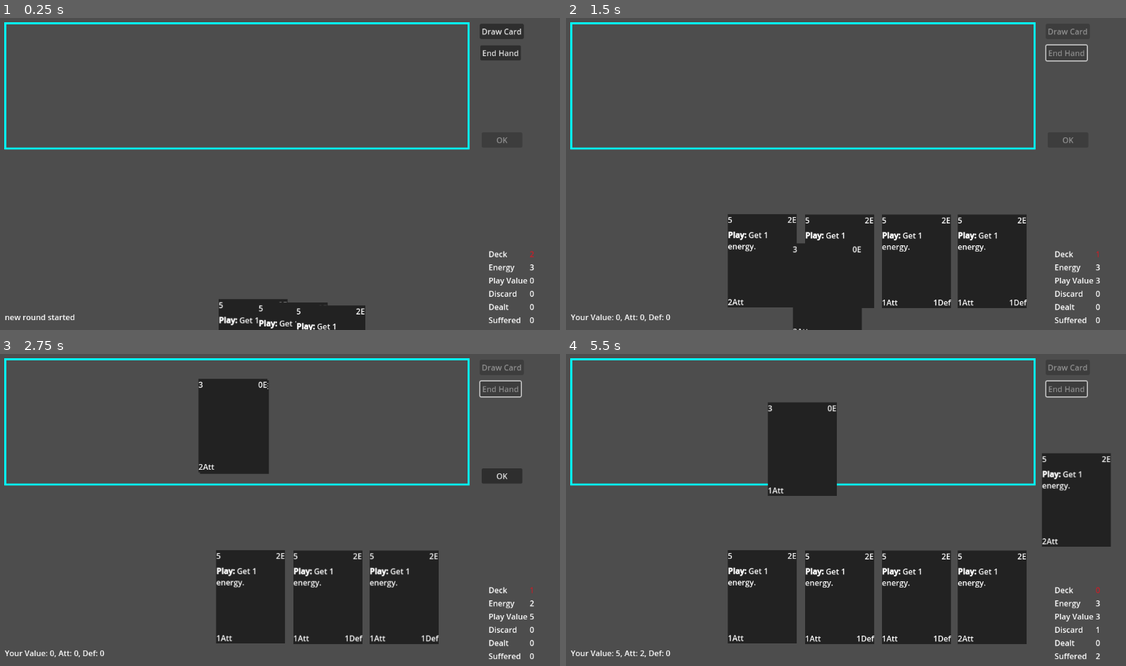
Above: before the commit, frames 1-4 (two rows, left to right).
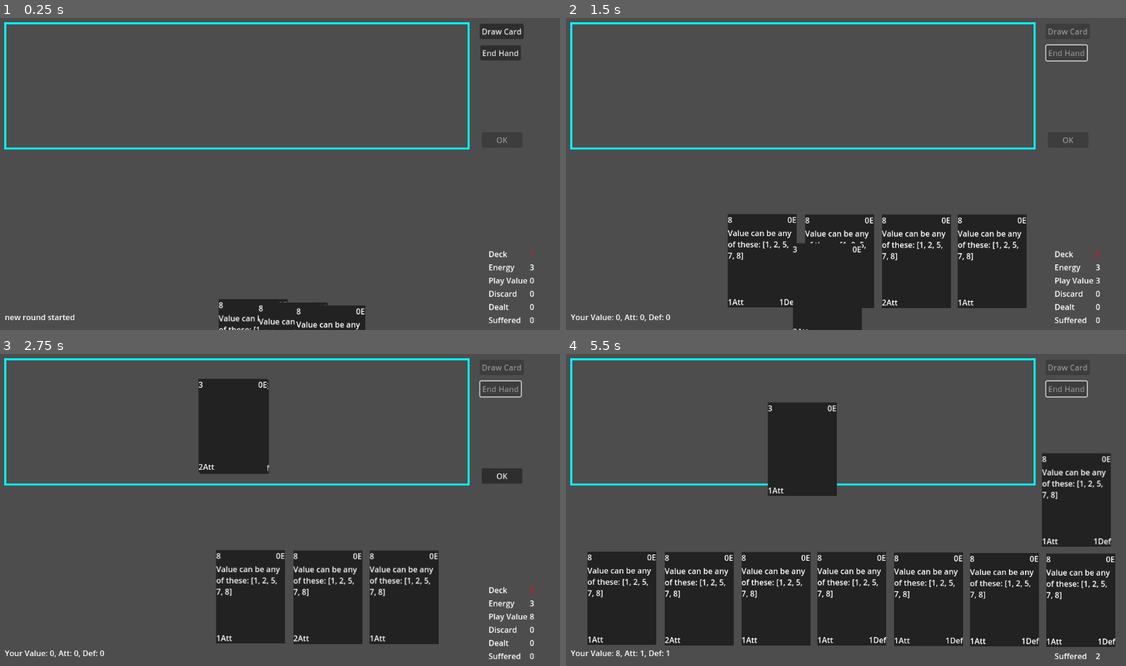
Above: after the commit, the same moments.

Repository: TicklesTheBrain/CardBuilder
Game: Godot game, scene res://game.tscn
The game is run twice, just before and just after one commit, with the same random seed, the same clock (stepped at 60 frames per second) and the same inputs.
Inputs (mouse positions are in pixels of both pictures, inside the frame that each line leads up to):
- Up to frame 1 (0.25 s): no input
- Up to frame 2 (1.5 s): click "Draw Card" at 0.5 s; click "End Hand" at 1.25 s
- Up to frame 3 (2.75 s): drag from (196, 597) to (235, 422) at 2.02 s
- Up to frame 4 (5.5 s): click "OK" at 2.75 s; click "OK" at 3.5 s; click "Draw Card" at 4.25 s; click "End Hand" at 5 s

The runs differ from the first frame. In frame 1, 0.5% of the frame differs, in the area x 39-96%, y 74-100%; in frame 2, 1.3%; in frame 3, 1.2%; in frame 4, 16%, in the area x 3-99%, y 32-97%.

Commit message:
Added choose best value logic

Diff:
--- a/cardAbstractions/cardContainer.gd
+++ b/cardAbstractions/cardContainer.gd
@@ -40,6 +40,11 @@
 
 func getTop() -> CardData:
 	return cards.front()
+
+func getLast(toLast: int = 1) -> CardData:
+	var ind = cards.size() - toLast
+	assert(ind > 0 and ind < cards.size())
+	return cards[ind]
 
 func getAll() -> Array[CardData]:
 	return cards.duplicate()
--- a/cardAbstractions/cardData.gd
+++ b/cardAbstractions/cardData.gd
@@ -8,6 +8,7 @@
 @export var stats: StatData
 
 @export var onPlayEffects: Array[PlayEffect] = []
+@export var playConditionals: Array[Conditional] = []
 
 var container: CardContainer
 var context: GameStateContext
@@ -42,8 +43,21 @@
 		result += effect.getText()
 	return result
 
-
 func getOtherText():
 	var result = ''
-	result += cost.getText() + value.getText() + stats.getText()
+	result += cost.getText() + value.getText() + stats.getText() + getPlayConditionalText()
 	return result
+
+func checkPlayConditionals() -> bool:
+	updateContext()
+	context.actingCard = self
+	for con in playConditionals:
+		if not con.check(context):
+			return false
+	return true
+
+func getPlayConditionalText():
+	var result = ''
+	for con in playConditionals:
+		result += con.getText()
+	return result
--- a/cardAbstractions/cardParam.gd
+++ b/cardAbstractions/cardParam.gd
@@ -25,3 +25,20 @@
     for mod in modifiers:
         result += mod.getText()
     return result
+
+func addModifier(newMod: ParamModifier):
+    modifiers.append(newMod)
+
+func checkIsNonStatic():
+    for mod in modifiers:
+        if mod.active and mod.nonStatic:
+            return true
+    return false
+
+func getNonStaticOptions():
+    if checkIsNonStatic():
+        for mod in modifiers:
+            if mod.active and mod.nonStatic:
+                return mod.options
+    else:
+        return []
--- /dev/null
+++ b/cardAbstractions/conditionals/conditionalAmount.gd
@@ -0,0 +1,21 @@
+extends Conditional
+class_name ConditionalAmount
+
+@export var amountToMatchOrExceed: int
+@export var disabledOnMatchOrExceed: bool = false
+
+func getText():
+    var text = "If no of cards played {verb} equal or more than {number}, "
+    var verb = 'are'
+    if disabledOnMatchOrExceed:
+        verb = "aren't"
+    return text.format({"verb": verb, "number": amountToMatchOrExceed})
+
+func check(ctxt: GameStateContext):
+    print('check amount triggered')
+    var currAmount = ctxt.playArea.getAll().size()
+    if not disabledOnMatchOrExceed and currAmount >= amountToMatchOrExceed:
+        return true
+    if disabledOnMatchOrExceed and currAmount < amountToMatchOrExceed:
+        return true
+    return false
--- a/cardEffects/peContainerModifier.gd
+++ b/cardEffects/peContainerModifier.gd
@@ -13,15 +13,4 @@
 		for rule in timingRules:
 			var newTC = rule.createNewTC(ctxt)
 			newMod.addTC(newTC)
-		addModifier(purpose, newMod, ctxt)
-
-func addModifier(purpose: Game.ContainerPurposes, newMod: Modifier, ctxt: GameStateContext):
-	match purpose:
-		Game.ContainerPurposes.HAND:
-			ctxt.hand.addModifier(newMod)
-		Game.ContainerPurposes.DISCARD:
-			ctxt.discard.addModifier(newMod)
-		Game.ContainerPurposes.PLAY_AREA:
-			ctxt.playArea.addModifier(newMod)
-		Game.ContainerPurposes.DECK:
-			ctxt.drawDeck.addModifier(newMod)
+		ctxt.getContainerFromPurpose(purpose).addModifier(newMod)
--- /dev/null
+++ b/cardEffects/peSelfModifier.gd
@@ -0,0 +1,18 @@
+extends PlayEffect
+class_name SelfModifier
+
+@export var modifier: ParamModifier
+@export var timingRules: Array[TC_Rule] = []
+
+func triggerSpecific(ctxt: GameStateContext):
+	print('card self apply modifier triggered ')
+	var newMod = modifier.duplicate()
+	for rule in timingRules:
+		var newTC = rule.createNewTC(ctxt)
+		newMod.addTC(newTC)
+
+	match modifier.type:
+		CardParam.ParamType.COST:
+			ctxt.actingCard.cost.addModifier(newMod)
+		CardParam.ParamType.VALUE:
+			ctxt.actingCard.value.addModifier(newMod)
--- /dev/null
+++ b/cardEffects/peSetValueToPrevious.gd
@@ -0,0 +1,12 @@
+extends SelfModifier
+class_name SetValueToPrevious
+
+func triggerSpecific(ctxt: GameStateContext):
+    if ctxt.hand.getAll().size() < 2:
+        #THIS MEANS THIS WAS THE FIRST CARD PLAYED
+        return
+
+    var valueToCopy = ctxt.hand.getLast(2).getValue()
+    modifier.flatChange = valueToCopy
+    super(ctxt)
+    print("value copy Done")
--- a/cardEffects/playEffect.gd
+++ b/cardEffects/playEffect.gd
@@ -6,6 +6,8 @@
 @export var effectName: String
 @export var staticText: String
 @export var conditionals: Array[Conditional]
+@export var followUpEffects: Array[PlayEffect] = []
+@export var includeFollowUpText: bool = false
 
 func trigger(ctxt: GameStateContext):
 	#print('trigger launched', conditionals)
@@ -15,20 +17,28 @@
 			#print("conditional failed")
 			return
 	await triggerSpecific(ctxt)
+	for eff in followUpEffects:
+		await eff.trigger(ctxt)
 
 func triggerSpecific(_effectContext: GameStateContext):
 	print('this was a default play effect trigger function that was not overriden. is this expected?')
 	#pass
 
 func getText() -> String:
+	var result = ''
+
 	if staticText:
-		return staticText
+		result += staticText
 	else:
-		var result = ''
 		for con in conditionals:
 			result += con.getText()
 		result += getTextSpecific()
-		return result
+
+	if includeFollowUpText:
+		for eff in followUpEffects:
+			result += eff.getText()
+
+	return result
 
 func getTextSpecific() -> String:
 	return "this was a not overriden generic getText, something wrong?"
--- a/game.gd
+++ b/game.gd
@@ -64,15 +64,17 @@
 
 	roundLoop()
 
-func provideContext(requestingObject):
-
+func makeContext() -> GameStateContext:
 	var ctxt = GameStateContext.new() as GameStateContext
 	ctxt.drawDeck = activeActor.drawDeck
 	ctxt.discard = activeActor.discard
 	ctxt.hand = activeActor.hand
 	ctxt.playArea = activeActor.playArea
 	ctxt.energyResource = energy
-	requestingObject.receiveContext(ctxt)
+	return ctxt
+
+func provideContext(requestingObject):
+	requestingObject.receiveContext(makeContext())
 
 func drawFromDeckToHand():
 
@@ -94,6 +96,9 @@
 		return
 
 	if card.getCost() > energy.amount:
+		return
+
+	if not card.checkPlayConditionals():
 		return
 
 	energy.amount -= card.getCost()
--- a/game.tscn
+++ b/game.tscn
@@ -20,6 +20,7 @@
 [ext_resource type="Script" path="res://cardEffects/peDiscard.gd" id="13_8uvlo"]
 [ext_resource type="Script" path="res://cardAbstractions/tcRules.gd" id="13_b755p"]
 [ext_resource type="Script" path="res://cardEffects/peResourceModify.gd" id="14_jpla0"]
+[ext_resource type="Script" path="res://modifiers/paramModifierChooseBest.gd" id="15_3oxiy"]
 
 [sub_resource type="Resource" id="Resource_stxwd"]
 script = ExtResource("4_kj13h")
@@ -54,6 +55,7 @@
 type = "T"
 cost = SubResource("Resource_stxwd")
 onPlayEffects = Array[Resource("res://cardEffects/playEffect.gd")]([])
+playConditionals = Array[Resource("res://cardAbstractions/conditionals/conditionals.gd")]([])
 
 [sub_resource type="Resource" id="Resource_wcs5r"]
 script = ExtResource("4_kj13h")
@@ -85,6 +87,8 @@
 effectName = ""
 staticText = "Next card costs 1 less."
 conditionals = Array[Resource("res://cardAbstractions/conditionals/conditionals.gd")]([])
+followUpEffects = Array[Resource("res://cardEffects/playEffect.gd")]([])
+includeFollowUpText = false
 
 [sub_resource type="Resource" id="Resource_3rfs7"]
 script = ExtResource("4_kj13h")
@@ -103,6 +107,7 @@
 type = "T"
 cost = SubResource("Resource_wcs5r")
 onPlayEffects = Array[Resource("res://cardEffects/playEffect.gd")]([SubResource("Resource_s1lw0")])
+playConditionals = Array[Resource("res://cardAbstractions/conditionals/conditionals.gd")]([])
 
 [sub_resource type="Resource" id="Resource_flsx3"]
 script = ExtResource("4_kj13h")
@@ -117,6 +122,8 @@
 effectName = ""
 staticText = ""
 conditionals = Array[Resource("res://cardAbstractions/conditionals/conditionals.gd")]([])
+followUpEffects = Array[Resource("res://cardEffects/playEffect.gd")]([])
+includeFollowUpText = false
 
 [sub_resource type="Resource" id="Resource_crwdx"]
 script = ExtResource("4_kj13h")
@@ -135,6 +142,7 @@
 type = "T"
 cost = SubResource("Resource_flsx3")
 onPlayEffects = Array[Resource("res://cardEffects/playEffect.gd")]([SubResource("Resource_bu1ka")])
+playConditionals = Array[Resource("res://cardAbstractions/conditionals/conditionals.gd")]([])
 
 [sub_resource type="Resource" id="Resource_uysms"]
 script = ExtResource("4_kj13h")
@@ -155,6 +163,8 @@
 effectName = ""
 staticText = ""
 conditionals = Array[Resource("res://cardAbstractions/conditionals/conditionals.gd")]([SubResource("Resource_4uuiq")])
+followUpEffects = Array[Resource("res://cardEffects/playEffect.gd")]([])
+includeFollowUpText = false
 
 [sub_resource type="Resource" id="Resource_ihadl"]
 script = ExtResource("4_kj13h")
@@ -173,6 +183,7 @@
 type = ""
 cost = SubResource("Resource_uysms")
 onPlayEffects = Array[Resource("res://cardEffects/playEffect.gd")]([SubResource("Resource_ha2ot")])
+playConditionals = Array[Resource("res://cardAbstractions/conditionals/conditionals.gd")]([])
 
 [sub_resource type="Resource" id="Resource_u0iq6"]
 script = ExtResource("4_kj13h")
@@ -188,6 +199,8 @@
 effectName = ""
 staticText = ""
 conditionals = Array[Resource("res://cardAbstractions/conditionals/conditionals.gd")]([])
+followUpEffects = Array[Resource("res://cardEffects/playEffect.gd")]([])
+includeFollowUpText = false
 
 [sub_resource type="Resource" id="Resource_0pcgq"]
 script = ExtResource("11_ukhr8")
@@ -195,6 +208,8 @@
 effectName = ""
 staticText = ""
 conditionals = Array[Resource("res://cardAbstractions/conditionals/conditionals.gd")]([])
+followUpEffects = Array[Resource("res://cardEffects/playEffect.gd")]([])
+includeFollowUpText = false
 
 [sub_resource type="Resource" id="Resource_7qb40"]
 script = ExtResource("4_kj13h")
@@ -213,6 +228,7 @@
 type = ""
 cost = SubResource("Resource_u0iq6")
 onPlayEffects = Array[Resource("res://cardEffects/playEffect.gd")]([SubResource("Resource_pnci2"), SubResource("Resource_0pcgq")])
+playConditionals = Array[Resource("res://cardAbstractions/conditionals/conditionals.gd")]([])
 
 [sub_resource type="Resource" id="Resource_ujoxj"]
 script = ExtResource("4_kj13h")
@@ -227,6 +243,8 @@
 effectName = ""
 staticText = ""
 conditionals = Array[Resource("res://cardAbstractions/conditionals/conditionals.gd")]([])
+followUpEffects = Array[Resource("res://cardEffects/playEffect.gd")]([])
+includeFollowUpText = false
 
 [sub_resource type="Resource" id="Resource_7lixo"]
 script = ExtResource("4_kj13h")
@@ -236,14 +254,54 @@
 staticText = ""
 
 [sub_resource type="Resource" id="Resource_vwdiw"]
+resource_name = "Add energy"
 script = ExtResource("5_fj00f")
 amount = 5
-debug = true
+debug = false
 cardTitle = ""
 value = SubResource("Resource_7lixo")
 type = ""
 cost = SubResource("Resource_ujoxj")
 onPlayEffects = Array[Resource("res://cardEffects/playEffect.gd")]([SubResource("Resource_1yklq")])
+playConditionals = Array[Resource("res://cardAbstractions/conditionals/conditionals.gd")]([])
+
+[sub_resource type="Resource" id="Resource_8i7ff"]
+script = ExtResource("4_kj13h")
+baseValue = 0
+type = 0
+modifiers = Array[Resource("res://modifiers/paramModifier.gd")]([])
+staticText = ""
+
+[sub_resource type="Resource" id="Resource_3t7i1"]
+script = ExtResource("15_3oxiy")
+fixedOptions = Array[int]([1, 2, 5, 7, 8])
+optionRangeStart = 0
+optionRangeEnd = 0
+nonStatic = true
+type = 1
+capAtZero = false
+inEffect = true
+staticText = ""
+timingChecks = Array[Resource("res://cardAbstractions/timingCheck.gd")]([])
+
+[sub_resource type="Resource" id="Resource_md32b"]
+script = ExtResource("4_kj13h")
+baseValue = 0
+type = 1
+modifiers = Array[Resource("res://modifiers/paramModifier.gd")]([SubResource("Resource_3t7i1")])
+staticText = ""
+
+[sub_resource type="Resource" id="Resource_iben3"]
+resource_name = "non-static test"
+script = ExtResource("5_fj00f")
+amount = 10
+debug = true
+cardTitle = ""
+value = SubResource("Resource_md32b")
+type = ""
+cost = SubResource("Resource_8i7ff")
+onPlayEffects = Array[Resource("res://cardEffects/playEffect.gd")]([])
+playConditionals = Array[Resource("res://cardAbstractions/conditionals/conditionals.gd")]([])
 
 [sub_resource type="Resource" id="Resource_lab7m"]
 script = ExtResource("4_kj13h")
@@ -268,6 +326,7 @@
 type = ""
 cost = SubResource("Resource_lab7m")
 onPlayEffects = Array[Resource("res://cardEffects/playEffect.gd")]([])
+playConditionals = Array[Resource("res://cardAbstractions/conditionals/conditionals.gd")]([])
 
 [sub_resource type="RectangleShape2D" id="RectangleShape2D_625ey"]
 size = Vector2(947, 256.5)
@@ -313,7 +372,7 @@
 
 [node name="DeckManager" type="Node" parent="Logic/Player" node_paths=PackedStringArray("feedContainer", "disposeContainer")]
 script = ExtResource("3_8edax")
-emptyCardArray = Array[ExtResource("5_fj00f")]([SubResource("Resource_m4wcd"), SubResource("Resource_chvy2"), SubResource("Resource_xeq1j"), SubResource("Resource_o77ee"), SubResource("Resource_p1bhp"), SubResource("Resource_vwdiw")])
+emptyCardArray = Array[ExtResource("5_fj00f")]([SubResource("Resource_m4wcd"), SubResource("Resource_chvy2"), SubResource("Resource_xeq1j"), SubResource("Resource_o77ee"), SubResource("Resource_p1bhp"), SubResource("Resource_vwdiw"), SubResource("Resource_iben3")])
 feedContainer = NodePath("../DiscardManager")
 disposeContainer = NodePath("../DiscardManager")
 
--- /dev/null
+++ b/modifiers/paramModifierChooseBest.gd
@@ -0,0 +1,86 @@
+extends ParamModifier
+class_name ChooseBest
+
+@export var fixedOptions: Array[int]
+@export var optionRangeStart: int
+@export var optionRangeEnd: int
+@export var nonStatic: bool = true
+
+var options:
+	get:
+		if fixedOptions:
+			return fixedOptions
+		else:
+			var newOptions = []
+			for i in range(optionRangeStart, optionRangeEnd+1):
+				newOptions.append(i)
+			return newOptions
+
+
+func getText():
+	var text = ""
+	if fixedOptions:
+		text = "Value can be any of these: {array}".format({"array": fixedOptions})
+	else:
+		text = "Value is anything between {no1} and {no2}".format({"no1": optionRangeStart, "no2": optionRangeEnd})
+	return text
+
+func calculateSpecific(ctxt: GameStateContext, _currValue: int, card: CardData):
+
+	#ESTABLISH SOME BASE VARIABLES
+	var playArea = ctxt.playArea
+	var bustValue = playArea.bustCounter.bustValue
+	var allCards = playArea.getAll()
+	var staticCards = allCards.filter(func(c): return not c.value.checkIsNonStatic())
+	var totalStaticValue = staticCards.reduce(func(acc, c): return acc+c.getValue(), 0)
+	var nonStaticCards = allCards.filter(func(c): return c.value.checkIsNonStatic())
+	var targetValueForNonStatic = bustValue - totalStaticValue
+
+	#Might have a case where the card is not in play yet and wants a value
+	if not nonStaticCards.has(card):
+		nonStaticCards.append(card)
+
+   #Might have a case where we're already busted whatever the case, we then choose the smallest value
+	if totalStaticValue >= bustValue:
+		return options.min()
+
+	var smallestNonStaticSum = nonStaticCards.map(func(c): return c.value.getNonStaticOptions().min()).reduce(func(acc, n): return acc+n,0)
+	if targetValueForNonStatic <= smallestNonStaticSum:
+		return options.min()
+
+	#Setup for getting all the permutations
+	var allPerms = []
+	var numberOfPermutations = nonStaticCards.map(func(c): return c.value.getNonStaticOptions().size()).reduce(func(acc, n): return acc*n,1)
+	var permutationCounters = []
+
+	for nsCard in nonStaticCards:
+		var newCounter = {}
+		newCounter['card'] = nsCard
+		newCounter['options'] = nsCard.value.getNonStaticOptions()
+		newCounter['length'] = newCounter['options'].size()
+		newCounter['counter'] = 0
+		permutationCounters.append(newCounter)
+
+	#Calculate all permuations
+	for i in range(numberOfPermutations):
+		var newPerm = {}
+		newPerm['chosen'] = []
+		for nsCardCounter in permutationCounters:
+			newPerm['chosen'].append({"card": nsCardCounter.card, "option": nsCardCounter.options[nsCardCounter.counter]})
+		newPerm['sum'] = newPerm.chosen.reduce(func(acc,c): return acc+c.option, 0)
+		newPerm['difference'] = targetValueForNonStatic - newPerm.sum
+		allPerms.append(newPerm)
+		if newPerm.difference == 0:
+			break #We already found the perfect permutation, we can exit early
+		for nsCardCounter in permutationCounters:
+			if nsCardCounter.counter < nsCardCounter.length - 1:
+				nsCardCounter.counter += 1
+				break
+			else:
+				nsCardCounter.counter = 0
+
+	#Filter out busting ones and choose closest to target from the rest
+	var nonBustingPermutations = allPerms.filter(func(p): return p.difference >= 0)
+	nonBustingPermutations.sort_custom(func(a,b): return a.difference < b.difference)
+	var chosenPermutation = nonBustingPermutations[0]
+	return chosenPermutation.chosen.filter(func(p): return p.card == card)[0].option
--- /dev/null
+++ b/modifiers/paramModifierFlat.gd
@@ -0,0 +1,8 @@
+extends ParamModifier
+class_name ModifierFlathange
+
+@export var flatChange: int = -1
+
+func calculateSpecific(_ctxt: GameStateContext, _currValue: int, _card: CardData):
+    #print('calculate specific called', currValue, shift)
+    return flatChange
Not shown: 1 places in game.tscn that only renumber resources
